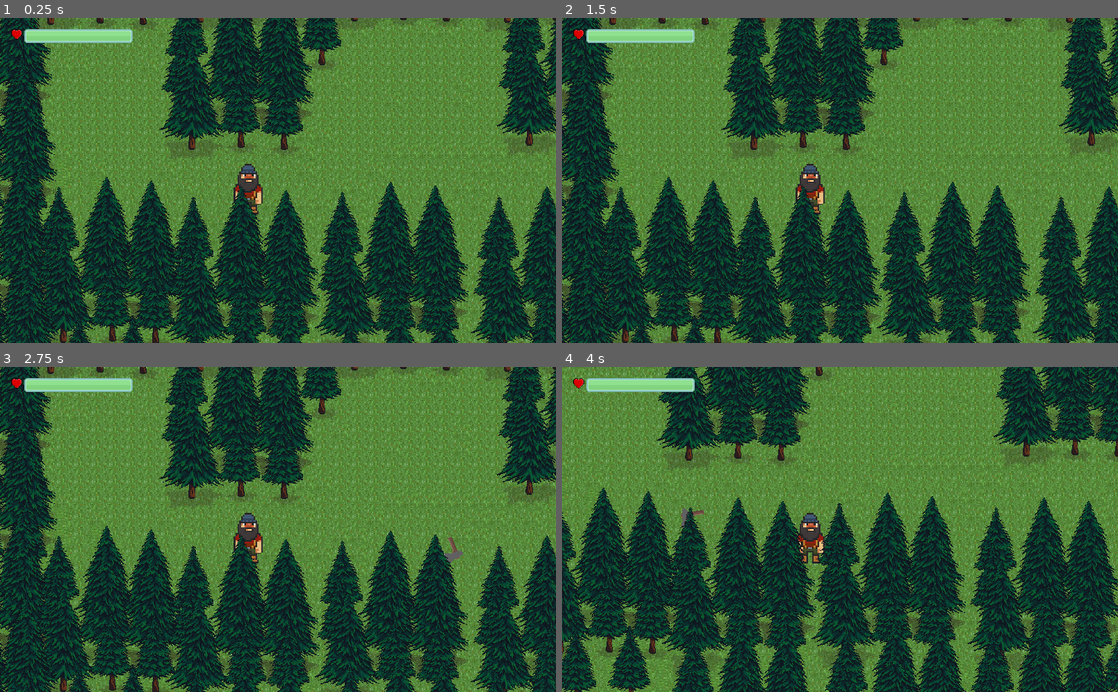
Above: before the commit, frames 1-4 (two rows, left to right).
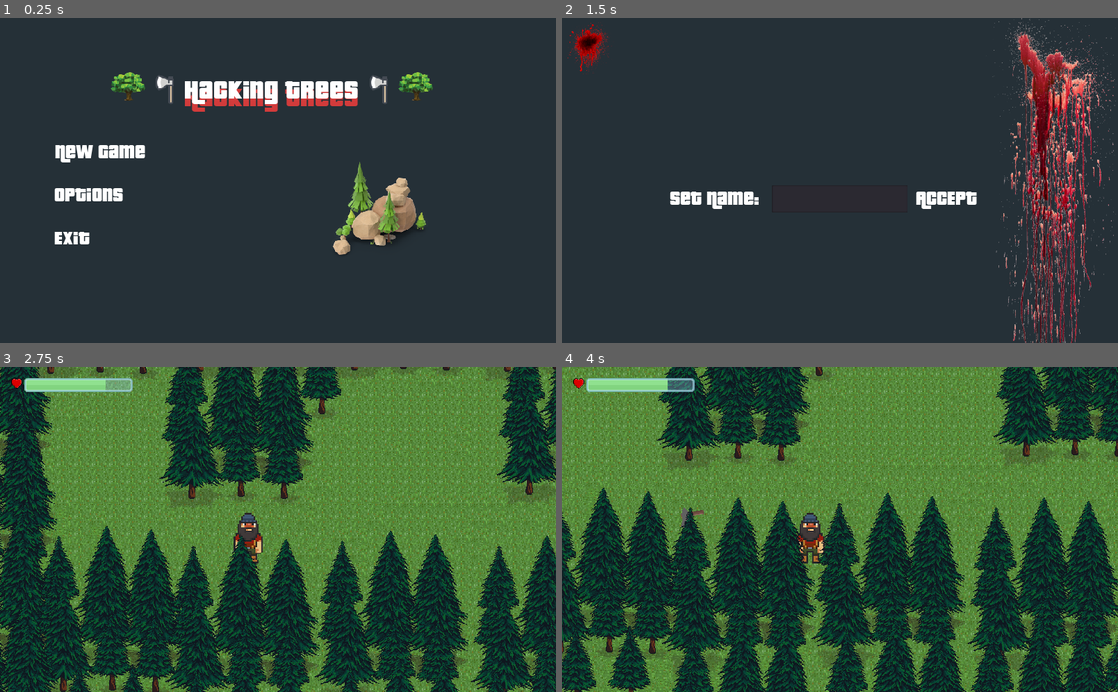
Above: after the commit, the same moments.

Repository: TeamQuest/ChristmasTree
Game: Godot game, scene res://menu/scenes/menu.tscn
Two runs of this game, one before a commit and one after it. Both use one fixed random seed, a clock stepped at 60 frames per second and the inputs below. Before the commit the project starts from res://maps/Level1.tscn.
Inputs (mouse positions are in pixels of both pictures, inside the frame that each line leads up to):
- Up to frame 1 (0.25 s): no input
- Up to frame 2 (1.5 s): click (723, 200) at 0.5 s, where only the run after the commit has a clickable "Options"; click (723, 154) at 1.25 s, where only the run after the commit has a clickable "New Game"
- Up to frame 3 (2.75 s): click (394, 549) at 2 s, where only the run after the commit has a clickable "ACCEPT"
- Up to frame 4 (4 s): move the mouse to (962, 513) at 2.77 s; hold Right (move_right) 2.78-3.53 s; click (962, 513) at 2.85 s; move the mouse to (728, 545) at 3.52 s; hold Down (move_down) from 3.53 s (still down); click (728, 545) at 3.6 s

The runs differ from the first frame. In frame 1, 99% of the frame differs, in the area x 0-100%, y 0-100%; in frame 2, 100%; in frame 3, 0.2%; in frame 4, 0.2%.

Commit message:
Merge - Squashed commit of the following:
commit 852961d2081237213d08fc9b6bc2d2d5ffc3a562
Author: Marcin Choromański <cinekqw1@gmail.com>
Date:   Fri Dec 13 00:03:55 2019 +0100

    added dead/run/gameplay song

commit 5f151bcd44dd9e92ef2f6022afd2faa6dc83a8f5
Author: Marcin Choromański <cinekqw1@gmail.com>
Date:   Thu Dec 12 22:42:00 2019 +0100

    added options

commit 6ac004a6c271b26361040c0c6edb6e5f39b585d7
Author: Marcin Choromański <cinekqw1@gmail.com>
Date:   Thu Dec 12 22:17:04 2019 +0100

    improve menu && added HUD char name

commit d1688131238570e4bd1f17fe928bc65c8c52ecad
Author: Marcin Choromański <cinekqw1@gmail.com>
Date:   Thu Dec 12 20:29:38 2019 +0100

    new menu

Diff:
--- a/UI/HUD.gd
+++ b/UI/HUD.gd
@@ -1,4 +1,8 @@
 extends CanvasLayer
 
-func update_healthbar(value, damage):
+func update_healthbar(value):
 	$Margin/Container/HealthBar.value = value
+
+
+func _ready():
+	$Margin/Container/CharacterName.text = get_node("/root/globals").player_name
--- a/UI/HUD.tscn
+++ b/UI/HUD.tscn
@@ -1,9 +1,14 @@
-[gd_scene load_steps=5 format=2]
+[gd_scene load_steps=7 format=2]
 
 [ext_resource path="res://UI/HUD.gd" type="Script" id=1]
 [ext_resource path="res://images/heart.png" type="Texture" id=2]
 [ext_resource path="res://images/UI/glassPanel_200.png" type="Texture" id=3]
 [ext_resource path="res://images/UI/barHorizontal_green_mid 200.png" type="Texture" id=4]
+[ext_resource path="res://menu/fonts/pricedow.ttf" type="DynamicFontData" id=5]
+
+[sub_resource type="DynamicFont" id=1]
+size = 30
+font_data = ExtResource( 5 )
 
 [node name="HUD" type="CanvasLayer"]
 script = ExtResource( 1 )
@@ -37,3 +42,14 @@
 value = 75.0
 texture_over = ExtResource( 3 )
 texture_progress = ExtResource( 4 )
+
+[node name="CharacterName" type="Label" parent="Margin/Container"]
+margin_left = 240.0
+margin_right = 420.0
+margin_bottom = 560.0
+size_flags_vertical = 1
+custom_fonts/font = SubResource( 1 )
+custom_colors/font_color_shadow = Color( 0.854902, 0.360784, 0.360784, 1 )
+custom_constants/shadow_offset_x = 5
+custom_constants/shadow_offset_y = 5
+text = "character_name"
--- a/characters/EvilTree.gd
+++ b/characters/EvilTree.gd
@@ -34,6 +34,9 @@
 func _on_DetectRadius_body_entered(body):
 	if body.name == "Lumberjack":
 		target = body
+		get_tree().get_root().get_node("Level/Audio_run").play()
+
+
 
 func _on_DetectRadius_body_exited(body):
 	if body == target:
--- a/characters/Lumberjack.gd
+++ b/characters/Lumberjack.gd
@@ -36,6 +36,7 @@
 #	game over
 	$Camera2D.current = false
 	queue_free()
+	get_tree().get_root().get_node("Level/Audio_dead").play()
 
 
 func _on_Lumberjack_health_changed(value, damaged):
--- /dev/null
+++ b/default_bus_layout.tres
@@ -0,0 +1,12 @@
+[gd_resource type="AudioBusLayout" load_steps=2 format=2]
+
+[sub_resource type="AudioEffectPanner" id=1]
+resource_name = "Panner"
+
+[resource]
+bus/0/solo = true
+bus/0/mute = true
+bus/0/bypass_fx = true
+bus/0/volume_db = 8.2
+bus/0/effect/0/effect = SubResource( 1 )
+bus/0/effect/0/enabled = true
--- /dev/null
+++ b/globals.gd
@@ -0,0 +1,5 @@
+extends Node
+
+
+#global variables
+var player_name = "no_name"
--- a/maps/Level1.tscn
+++ b/maps/Level1.tscn
@@ -7,6 +7,9 @@
 [ext_resource path="res://bullets/Bullet.tscn" type="PackedScene" id=5]
 [ext_resource path="res://trees/Trees.tscn" type="PackedScene" id=6]
 [ext_resource path="res://UI/HUD.tscn" type="PackedScene" id=7]
+[ext_resource path="res://sounds/gameplay.ogg" type="AudioStream" id=8]
+[ext_resource path="res://sounds/run.wav" type="AudioStream" id=9]
+[ext_resource path="res://sounds/end_game.wav" type="AudioStream" id=10]
 
 [sub_resource type="TileSet" id=1]
 0/name = "grass.png 0"
@@ -685,6 +688,18 @@
 position = Vector2( 258.498, 675.643 )
 
 [node name="HUD" parent="." instance=ExtResource( 7 )]
+
+[node name="Audio_gameplay" type="AudioStreamPlayer" parent="."]
+stream = ExtResource( 8 )
+volume_db = -8.618
+autoplay = true
+
+[node name="Audio_run" type="AudioStreamPlayer" parent="."]
+stream = ExtResource( 9 )
+
+[node name="Audio_dead" type="AudioStreamPlayer" parent="."]
+stream = ExtResource( 10 )
+
 [connection signal="shoot" from="Sort/enemies/EvilTree1" to="." method="_on_Movable_shoot"]
 [connection signal="shoot" from="Sort/enemies/EvilTree6" to="." method="_on_Movable_shoot"]
 [connection signal="shoot" from="Sort/enemies/EvilTree3" to="." method="_on_Movable_shoot"]
--- /dev/null
+++ b/menu/scenes/menu.tscn
@@ -0,0 +1,153 @@
+[gd_scene load_steps=11 format=2]
+
+[ext_resource path="res://menu/scenes/scripts/TitleScreen.gd" type="Script" id=1]
+[ext_resource path="res://menu/menu_images/tree_64x64.png" type="Texture" id=2]
+[ext_resource path="res://menu/menu_images/axe.png" type="Texture" id=3]
+[ext_resource path="res://menu/fonts/pricedow.ttf" type="DynamicFontData" id=4]
+[ext_resource path="res://menu/menu_images/tree_logo.png" type="Texture" id=5]
+[ext_resource path="res://menu/sounds/SlenderMan.ogg" type="AudioStream" id=6]
+
+[sub_resource type="DynamicFont" id=1]
+size = 64
+font_data = ExtResource( 4 )
+
+[sub_resource type="DynamicFont" id=2]
+size = 48
+font_data = ExtResource( 4 )
+
+[sub_resource type="DynamicFont" id=3]
+size = 48
+font_data = ExtResource( 4 )
+
+[sub_resource type="DynamicFont" id=4]
+size = 48
+font_data = ExtResource( 4 )
+
+[node name="menu" type="Node2D"]
+
+[node name="TitleScreen" type="Control" parent="."]
+margin_right = 1024.0
+margin_bottom = 597.0
+script = ExtResource( 1 )
+
+[node name="Menu" type="VBoxContainer" parent="TitleScreen"]
+margin_left = 100.0
+margin_top = 100.0
+margin_right = 900.0
+margin_bottom = 500.0
+
+[node name="HBoxContainer" type="HBoxContainer" parent="TitleScreen/Menu"]
+margin_right = 800.0
+margin_bottom = 64.0
+alignment = 1
+
+[node name="TextureRect" type="TextureRect" parent="TitleScreen/Menu/HBoxContainer"]
+margin_left = 108.0
+margin_right = 172.0
+margin_bottom = 64.0
+texture = ExtResource( 2 )
+
+[node name="Logo" type="TextureRect" parent="TitleScreen/Menu/HBoxContainer"]
+margin_left = 176.0
+margin_right = 240.0
+margin_bottom = 64.0
+texture = ExtResource( 3 )
+stretch_mode = 4
+
+[node name="Label" type="Label" parent="TitleScreen/Menu/HBoxContainer"]
+margin_left = 244.0
+margin_top = 1.0
+margin_right = 556.0
+margin_bottom = 63.0
+custom_fonts/font = SubResource( 1 )
+custom_colors/font_color_shadow = Color( 0.827451, 0.235294, 0.235294, 1 )
+custom_constants/shadow_offset_x = 0
+custom_constants/shadow_offset_y = 15
+text = "Hacking Trees"
+
+[node name="TextureRect2" type="TextureRect" parent="TitleScreen/Menu/HBoxContainer"]
+margin_left = 560.0
+margin_right = 624.0
+margin_bottom = 64.0
+texture = ExtResource( 3 )
+
+[node name="TextureRect3" type="TextureRect" parent="TitleScreen/Menu/HBoxContainer"]
+margin_left = 628.0
+margin_right = 692.0
+margin_bottom = 64.0
+texture = ExtResource( 2 )
+
+[node name="CenterRow" type="HBoxContainer" parent="TitleScreen/Menu"]
+margin_top = 68.0
+margin_right = 800.0
+margin_bottom = 400.0
+size_flags_vertical = 3
+
+[node name="Buttons" type="VBoxContainer" parent="TitleScreen/Menu/CenterRow"]
+margin_right = 398.0
+margin_bottom = 332.0
+size_flags_horizontal = 3
+size_flags_vertical = 3
+custom_constants/separation = 20
+alignment = 1
+
+[node name="NewGame" type="Button" parent="TitleScreen/Menu/CenterRow/Buttons"]
+margin_top = 56.0
+margin_right = 398.0
+margin_bottom = 116.0
+rect_min_size = Vector2( 360, 60 )
+flat = true
+
+[node name="Label" type="Label" parent="TitleScreen/Menu/CenterRow/Buttons/NewGame"]
+margin_left = 1.16635
+margin_right = 173.166
+margin_bottom = 46.0
+custom_fonts/font = SubResource( 2 )
+text = "New Game"
+
+[node name="SetName" type="Button" parent="TitleScreen/Menu/CenterRow/Buttons"]
+margin_top = 136.0
+margin_right = 398.0
+margin_bottom = 196.0
+rect_min_size = Vector2( 360, 60 )
+flat = true
+
+[node name="Label" type="Label" parent="TitleScreen/Menu/CenterRow/Buttons/SetName"]
+margin_right = 160.0
+margin_bottom = 46.0
+custom_fonts/font = SubResource( 3 )
+text = "Options"
+
+[node name="Exit" type="Button" parent="TitleScreen/Menu/CenterRow/Buttons"]
+margin_top = 216.0
+margin_right = 398.0
+margin_bottom = 276.0
+rect_min_size = Vector2( 360, 60 )
+flat = true
+
+[node name="Label" type="Label" parent="TitleScreen/Menu/CenterRow/Buttons/Exit"]
+margin_right = 40.0
+margin_bottom = 14.0
+custom_fonts/font = SubResource( 4 )
+text = "Exit"
+
+[node name="CenterContainer" type="CenterContainer" parent="TitleScreen/Menu/CenterRow"]
+margin_left = 402.0
+margin_right = 800.0
+margin_bottom = 332.0
+size_flags_horizontal = 3
+size_flags_vertical = 3
+
+[node name="Page" type="TextureRect" parent="TitleScreen/Menu/CenterRow/CenterContainer"]
+margin_left = 49.0
+margin_top = 16.0
+margin_right = 349.0
+margin_bottom = 316.0
+texture = ExtResource( 5 )
+
+[node name="Audio" type="AudioStreamPlayer" parent="TitleScreen"]
+stream = ExtResource( 6 )
+volume_db = -8.32
+autoplay = true
+[connection signal="pressed" from="TitleScreen/Menu/CenterRow/Buttons/NewGame" to="TitleScreen" method="_on_NewGame_pressed"]
+[connection signal="pressed" from="TitleScreen/Menu/CenterRow/Buttons/Exit" to="TitleScreen" method="_on_Exit_pressed"]
--- /dev/null
+++ b/menu/scenes/scripts/SetName.gd
@@ -0,0 +1,19 @@
+extends Control
+
+# Declare member variables here. Examples:
+# var a = 2
+# var b = "text"
+
+# Called when the node enters the scene tree for the first time.
+func _ready():
+	pass # Replace with function body.
+
+# Called every frame. 'delta' is the elapsed time since the previous frame.
+#func _process(delta):
+#	pass
+
+
+func _on_Button_pressed():
+	var got_name_from_text_edit = $HBoxContainer/TextEdit.text;
+	get_node("/root/globals").player_name = got_name_from_text_edit;
+	get_tree().change_scene("res://maps/Level1.tscn")
--- /dev/null
+++ b/menu/scenes/scripts/TitleScreen.gd
@@ -0,0 +1,13 @@
+extends Control
+
+
+func _ready():
+	pass
+
+
+func _on_NewGame_pressed():
+	get_tree().change_scene("res://menu/scenes/SetName.tscn")
+
+
+func _on_Exit_pressed():
+	get_tree().quit()
--- /dev/null
+++ b/menu/scenes/setName.tscn
@@ -0,0 +1,82 @@
+[gd_scene load_steps=9 format=2]
+
+[ext_resource path="res://menu/scenes/scripts/SetName.gd" type="Script" id=1]
+[ext_resource path="res://menu/fonts/pricedow.ttf" type="DynamicFontData" id=2]
+[ext_resource path="res://menu/menu_images/blood.png" type="Texture" id=3]
+[ext_resource path="res://menu/menu_images/blood_2.png" type="Texture" id=4]
+[ext_resource path="res://sounds/set_name.wav" type="AudioStream" id=5]
+
+[sub_resource type="DynamicFont" id=1]
+size = 48
+font_data = ExtResource( 2 )
+
+[sub_resource type="DynamicFont" id=2]
+size = 48
+font_data = ExtResource( 2 )
+
+[sub_resource type="DynamicFont" id=3]
+size = 48
+font_data = ExtResource( 2 )
+
+[node name="setName" type="Node2D"]
+
+[node name="Control" type="Control" parent="."]
+margin_right = 1024.0
+margin_bottom = 601.0
+script = ExtResource( 1 )
+
+[node name="HBoxContainer" type="HBoxContainer" parent="Control"]
+margin_left = 199.0
+margin_top = 309.0
+margin_right = 818.0
+margin_bottom = 359.0
+
+[node name="Label" type="Label" parent="Control/HBoxContainer"]
+margin_top = 2.0
+margin_right = 188.0
+margin_bottom = 48.0
+custom_fonts/font = SubResource( 1 )
+text = "Set Name:  "
+
+[node name="TextEdit" type="TextEdit" parent="Control/HBoxContainer"]
+margin_left = 192.0
+margin_right = 442.0
+margin_bottom = 50.0
+rect_min_size = Vector2( 250, 50 )
+custom_fonts/font = SubResource( 2 )
+
+[node name="Button" type="Button" parent="Control/HBoxContainer"]
+margin_left = 446.0
+margin_right = 619.0
+margin_bottom = 50.0
+size_flags_horizontal = 3
+flat = true
+
+[node name="Label" type="Label" parent="Control/HBoxContainer/Button"]
+margin_left = 1.43195
+margin_top = 1.43198
+margin_right = 136.432
+margin_bottom = 47.432
+custom_fonts/font = SubResource( 3 )
+text = " ACCEPT "
+
+[node name="TextureRect" type="TextureRect" parent="Control"]
+margin_left = -1.00339
+margin_top = 3.86736
+margin_right = 105.997
+margin_bottom = 110.867
+texture = ExtResource( 3 )
+
+[node name="TextureRect2" type="TextureRect" parent="Control"]
+margin_left = 751.415
+margin_top = -21.4082
+margin_right = 1051.41
+margin_bottom = 648.592
+texture = ExtResource( 4 )
+stretch_mode = 1
+
+[node name="Audio" type="AudioStreamPlayer" parent="Control"]
+stream = ExtResource( 5 )
+volume_db = -17.828
+autoplay = true
+[connection signal="pressed" from="Control/HBoxContainer/Button" to="Control" method="_on_Button_pressed"]
--- a/project.godot
+++ b/project.godot
@@ -16,8 +16,12 @@
 [application]
 
 config/name="christmasTree"
-run/main_scene="res://maps/Level1.tscn"
+run/main_scene="res://menu/scenes/menu.tscn"
 config/icon="res://icon.png"
+
+[autoload]
+
+globals="*res://globals.gd"
 
 [display]
 
@@ -85,4 +89,5 @@
 [rendering]
 
 quality/2d/use_pixel_snap=true
+environment/default_clear_color=Color( 0.14902, 0.192157, 0.219608, 1 )
 environment/default_environment="res://default_env.tres"
Not shown: 1 places in maps/Level1.tscn that only renumber resources
Binary file added: menu/fonts/pricedow.ttf
Binary file added: menu/menu_images/axe.png
Not shown, added: menu/menu_images/axe.png.import
Binary file added: menu/menu_images/blood.png
Not shown, added: menu/menu_images/blood.png.import
Binary file added: menu/menu_images/blood_2.png
Not shown, added: menu/menu_images/blood_2.png.import
Binary file added: menu/menu_images/tree_64x64.png
Not shown, added: menu/menu_images/tree_64x64.png.import
Binary file added: menu/menu_images/tree_logo.png
Not shown, added: menu/menu_images/tree_logo.png.import
(and 12 more such lines)
